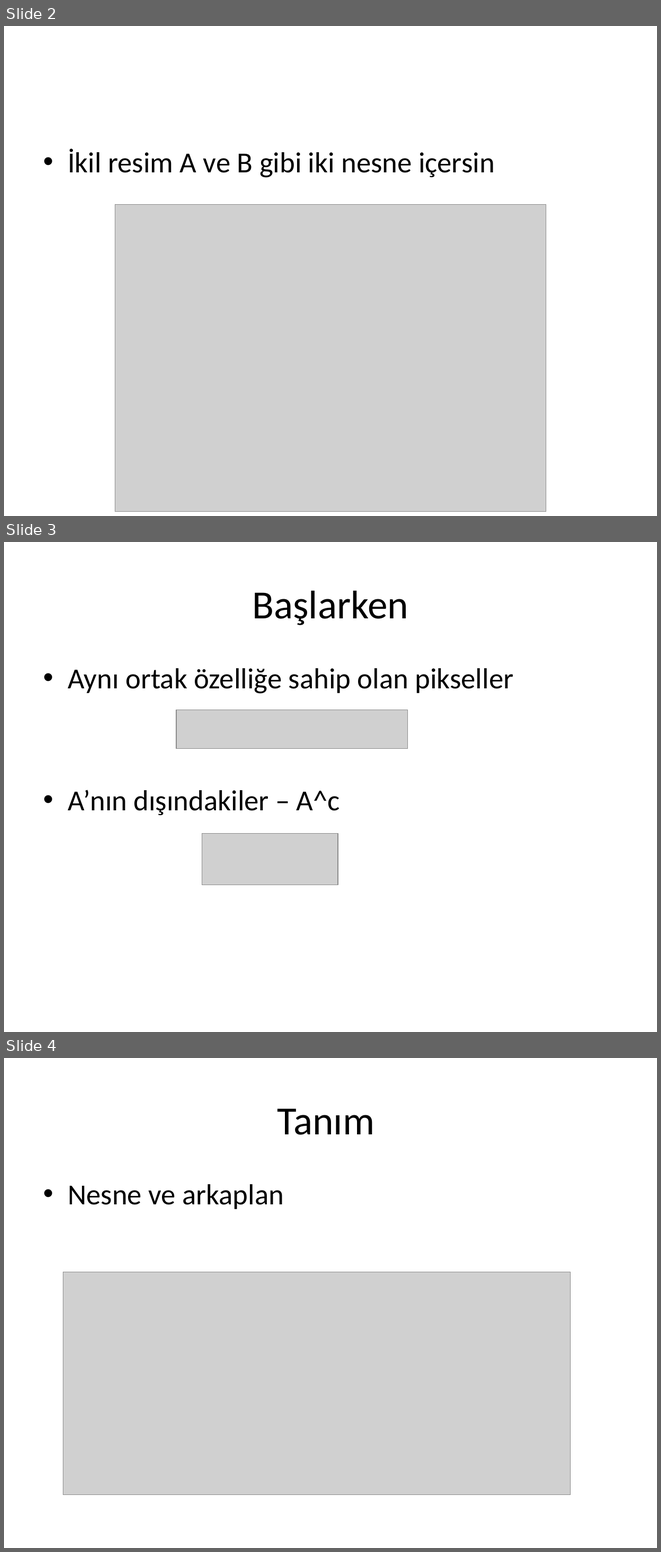
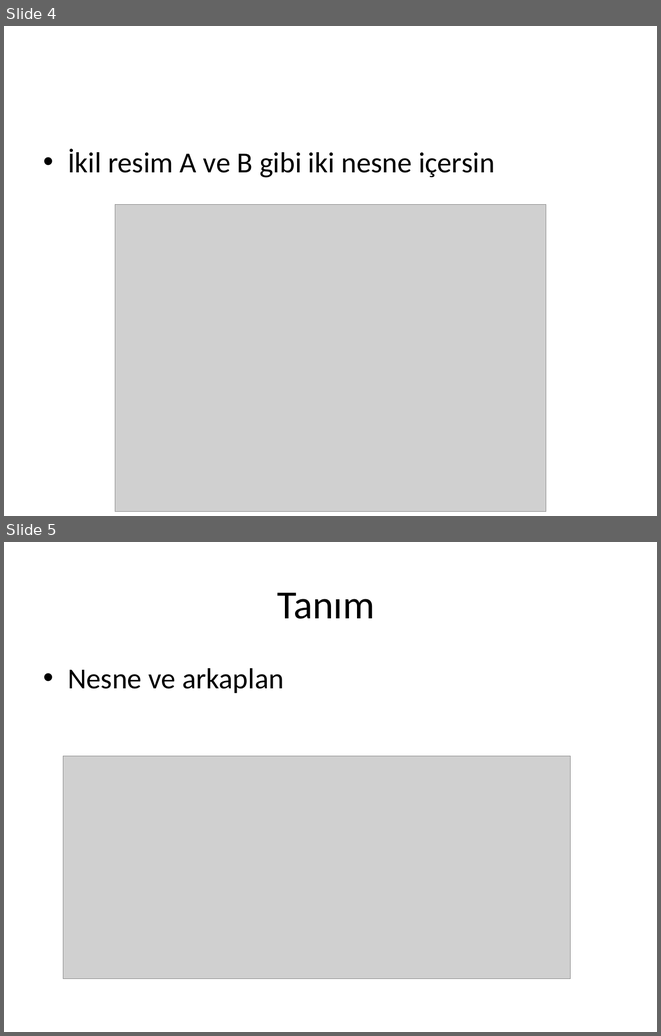
Before and after one commit to 19ceng/ce401dip, a slide deck: 07-morph/07-morph.pptx. Shown one above the other, each under a label of ours: slides 2, 3 and 4 before the commit, slides 4 and 5 after it. The pictures are 661x1552 and 661x1036 pixels, drawn with LibreOffice and Linux fonts; fonts in the diff are those of the drawing; grey boxes stand for pictures. Boxes give left, top, right and bottom in pixels: in the first picture for what was removed or moved away, otherwise in the second. Text is boxed around its words. In the diff, an @@ line names an element or a change of style, - is before the commit and + after.

```diff
--- a/07-morph/07-morph.pptx
+++ b/07-morph/07-morph.pptx
@@ slide 3 removed at (4, 542, 657, 1032), background #FFFFFF @@
@@ title removed at (252, 590, 408, 625) @@
-Başlarken
@@ text removed at (68, 668, 514, 815) @@
-• Aynı ortak özelliğe sahip olan pikseller
-• A’nın dışındakiler – A^c
@@ picture removed at (176, 710, 407, 748) @@
@@ picture removed at (202, 833, 338, 885) @@
@@ what was slide 2 is now slide 4 @@
@@ what was slide 4 is now slide 5 @@
```
Also in this commit, not shown: 4 slides changed, 28 slides added, 3 other slides removed, 1 other file.
